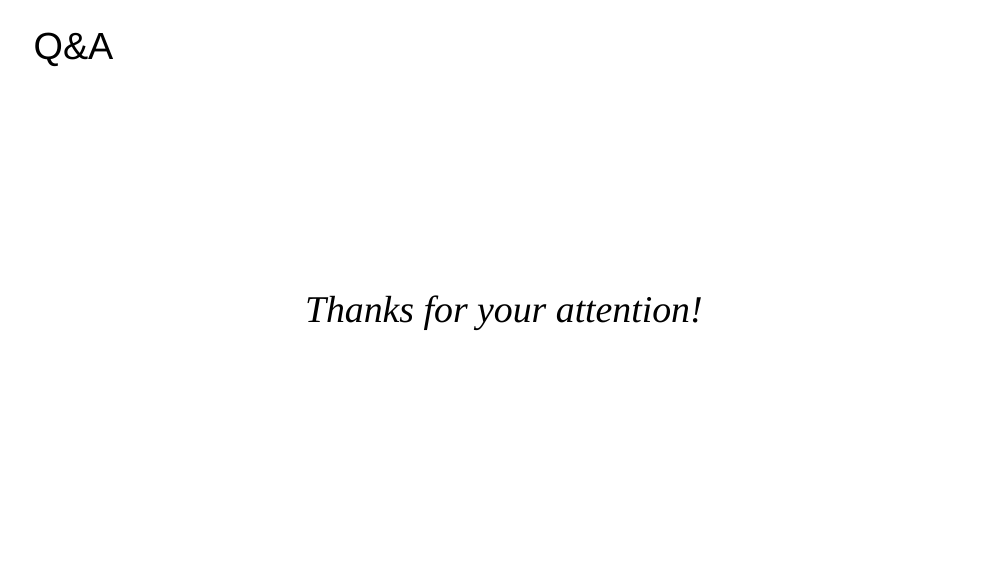
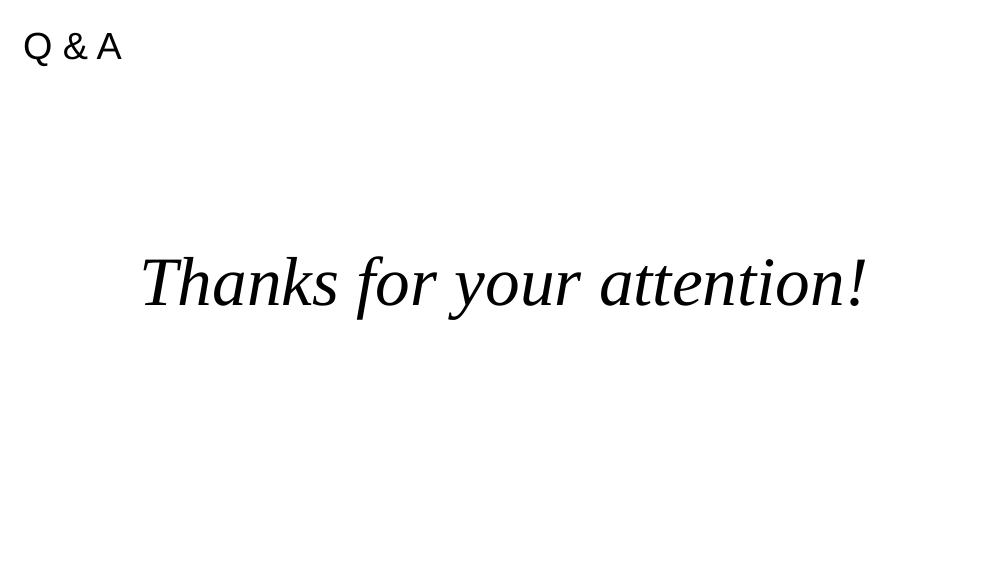
Before and after one commit to zhuliang21/Parallel-Matrix-Multiplication, a slide deck: slide 13 of powerpoint/Pre.pptx. Drawn at 1008x567 pixels with LibreOffice and Linux fonts; fonts in the diff are those of the drawing. Boxes give left, top, right and bottom in pixels: in the first picture for what was removed or moved away, otherwise in the second. Text is boxed around its words. In the diff, an @@ line names an element or a change of style, - is before the commit and + after.

```diff
--- a/powerpoint/Pre.pptx
+++ b/powerpoint/Pre.pptx
@@ title at (23, 32, 122, 66): spaces changed @@
-Q&A
+Q & A
@@ text "Thanks for your attention!": place and size @@
-text "Thanks for your attention!" at (305, 295, 703, 330)
+text "Thanks for your attention!" at (139, 256, 868, 319)
@@ text "Thanks for your attention!" at (139, 256, 868, 319): size 36 to 66 pt @@
```
Also in this commit, not shown: 9 other slides changed, 3 slides added, 1 slide removed, 7 other files.
